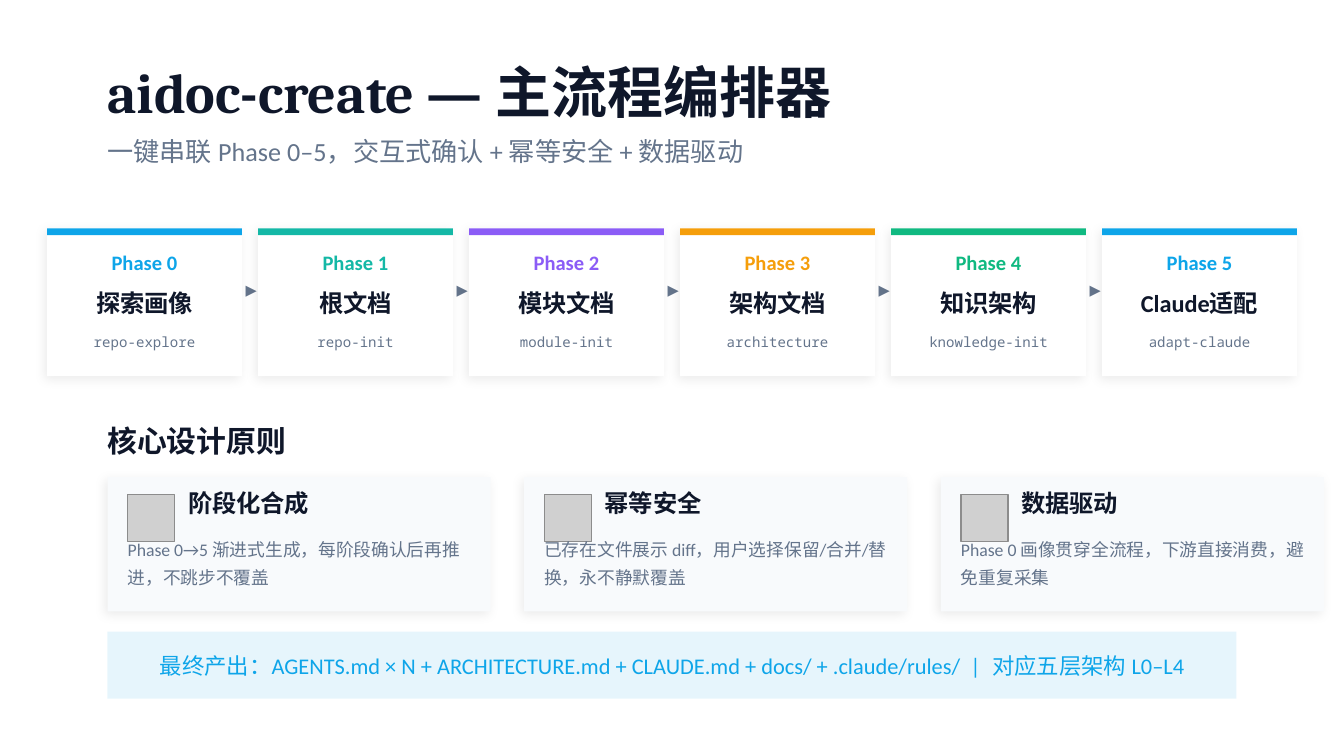
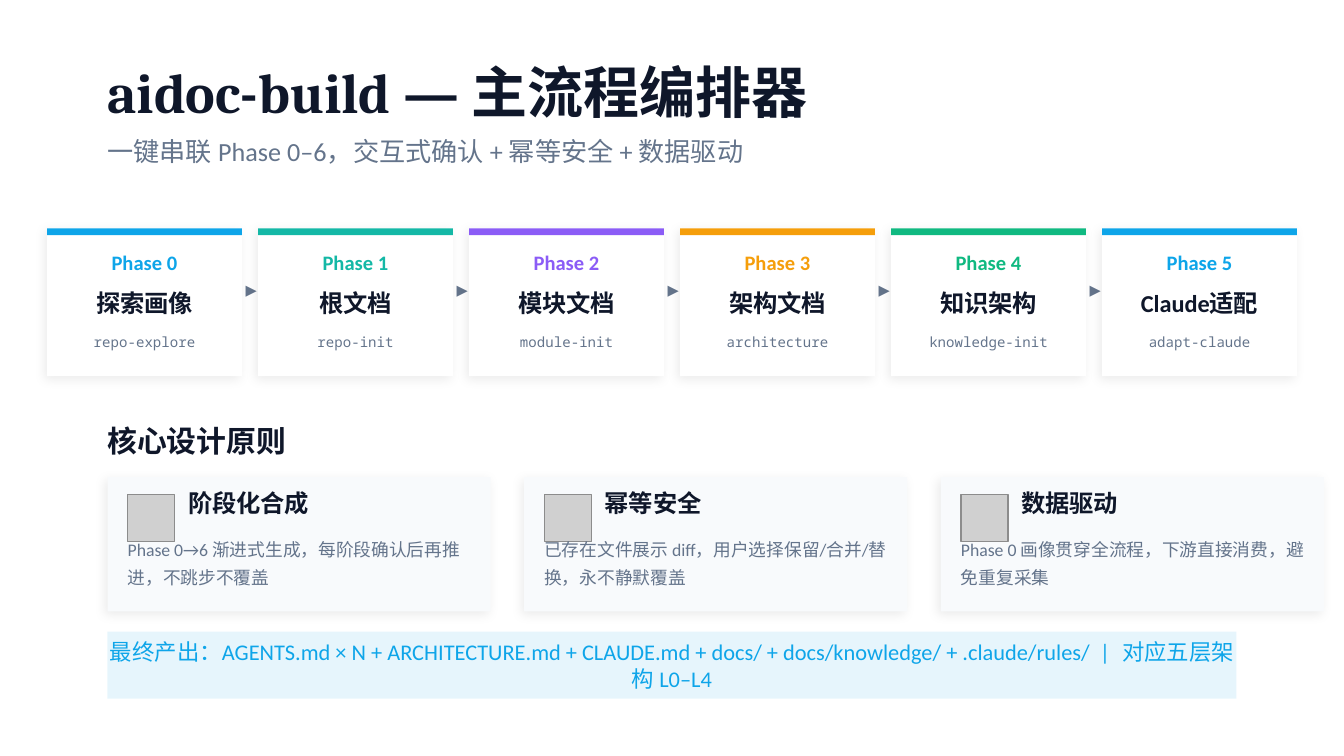
Before and after one commit to xdlsy/myskill, a slide deck: slide 15 of pptx/aidoc-introduction.pptx (slide 14 before the commit). Drawn at 1344x756 pixels with LibreOffice and Linux fonts; fonts in the diff are those of the drawing; grey boxes stand for pictures. Boxes give left, top, right and bottom in pixels: in the first picture for what was removed or moved away, otherwise in the second. Text is boxed around its words. In the diff, an @@ line names an element or a change of style, - is before the commit and + after.

```diff
--- a/pptx/aidoc-introduction.pptx
+++ b/pptx/aidoc-introduction.pptx
@@ text at bbox=[107, 65, 807, 118]: text changed @@
-aidoc-create — 主流程编排器
+aidoc-build — 主流程编排器
@@ text at bbox=[107, 139, 744, 164]: text changed @@
-一键串联 Phase 0–5，交互式确认 + 幂等安全 + 数据驱动
+一键串联 Phase 0–6，交互式确认 + 幂等安全 + 数据驱动
@@ text at bbox=[128, 541, 460, 586]: text changed @@
-Phase 0→5 渐进式生成，每阶段确认后再推进，不跳步不覆盖
+Phase 0→6 渐进式生成，每阶段确认后再推进，不跳步不覆盖
@@ text at bbox=[110, 641, 1234, 689]: text changed @@
-最终产出：AGENTS.md × N + ARCHITECTURE.md + CLAUDE.md + docs/ + .claude/rules/ | 对应五层架构 L0–L4
+最终产出：AGENTS.md × N + ARCHITECTURE.md + CLAUDE.md + docs/ + docs/knowledge/ + .claude/rules/ | 对应五层架构 L0–L4
```
Also in this commit, not shown: 6 other slides changed, 1 slide added, 28 other files.
